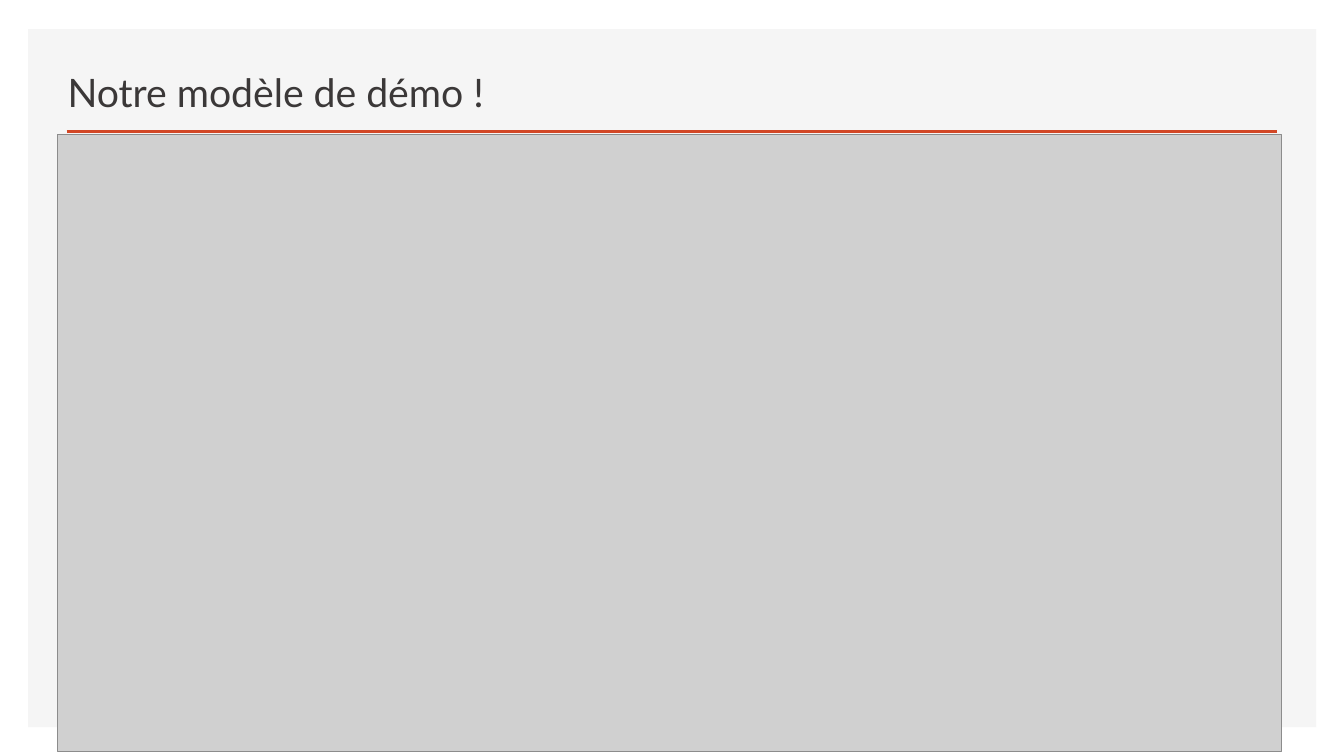
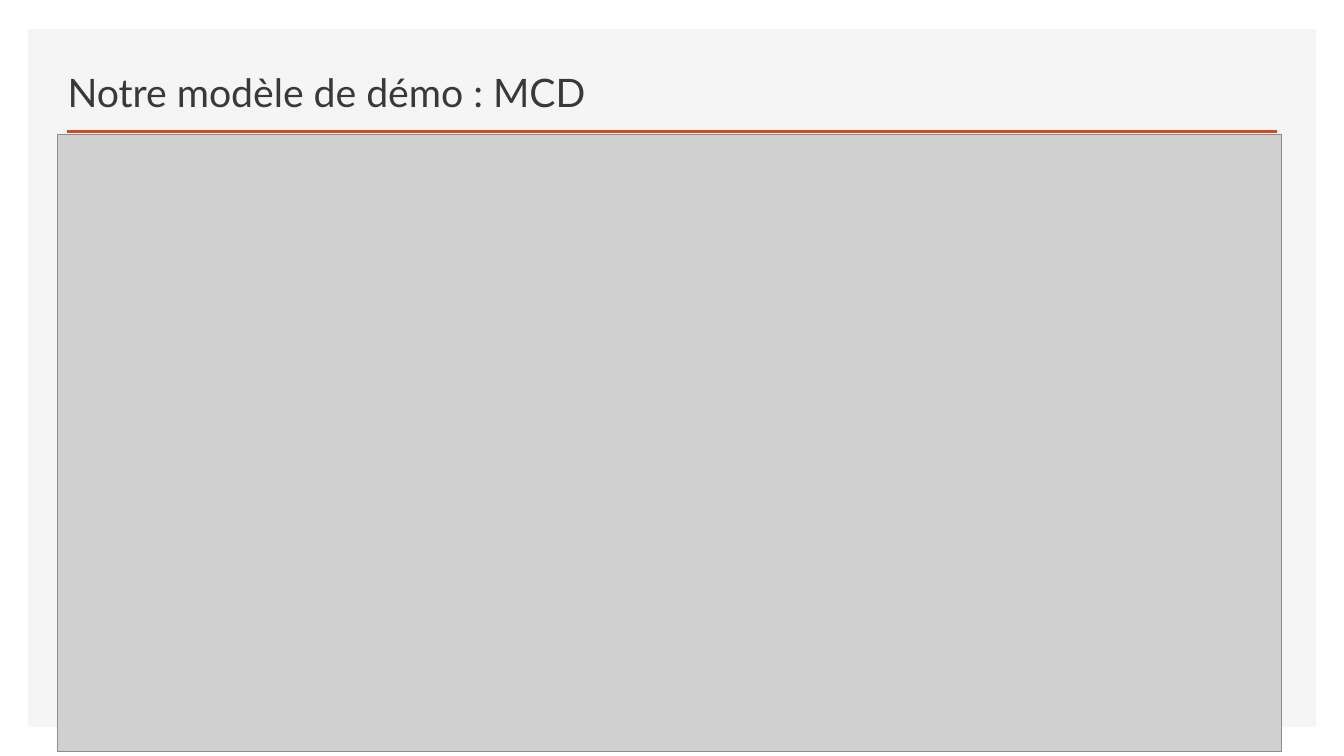
Before and after one commit to sebzuki/hibernate, a slide deck: slide 5 of JPA-HIBERNATE.pptx (slide 4 before the commit). Drawn at 1344x756 pixels with LibreOffice and Linux fonts; fonts in the diff are those of the drawing; grey boxes stand for pictures. Boxes give left, top, right and bottom in pixels: in the first picture for what was removed or moved away, otherwise in the second. Text is boxed around its words. In the diff, an @@ line names an element or a change of style, - is before the commit and + after.

```diff
--- a/JPA-HIBERNATE.pptx
+++ b/JPA-HIBERNATE.pptx
@@ title at [68, 78, 585, 108]: text changed @@
-Notre modèle de démo !
+Notre modèle de démo : MCD
```
Also in this commit, not shown: 9 other slides changed, 1 slide added.
